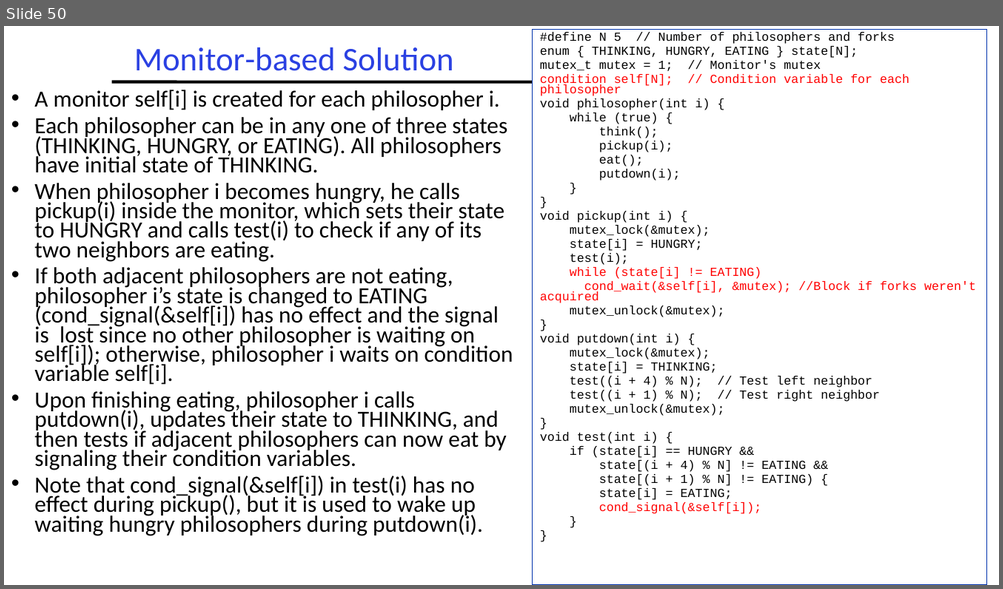
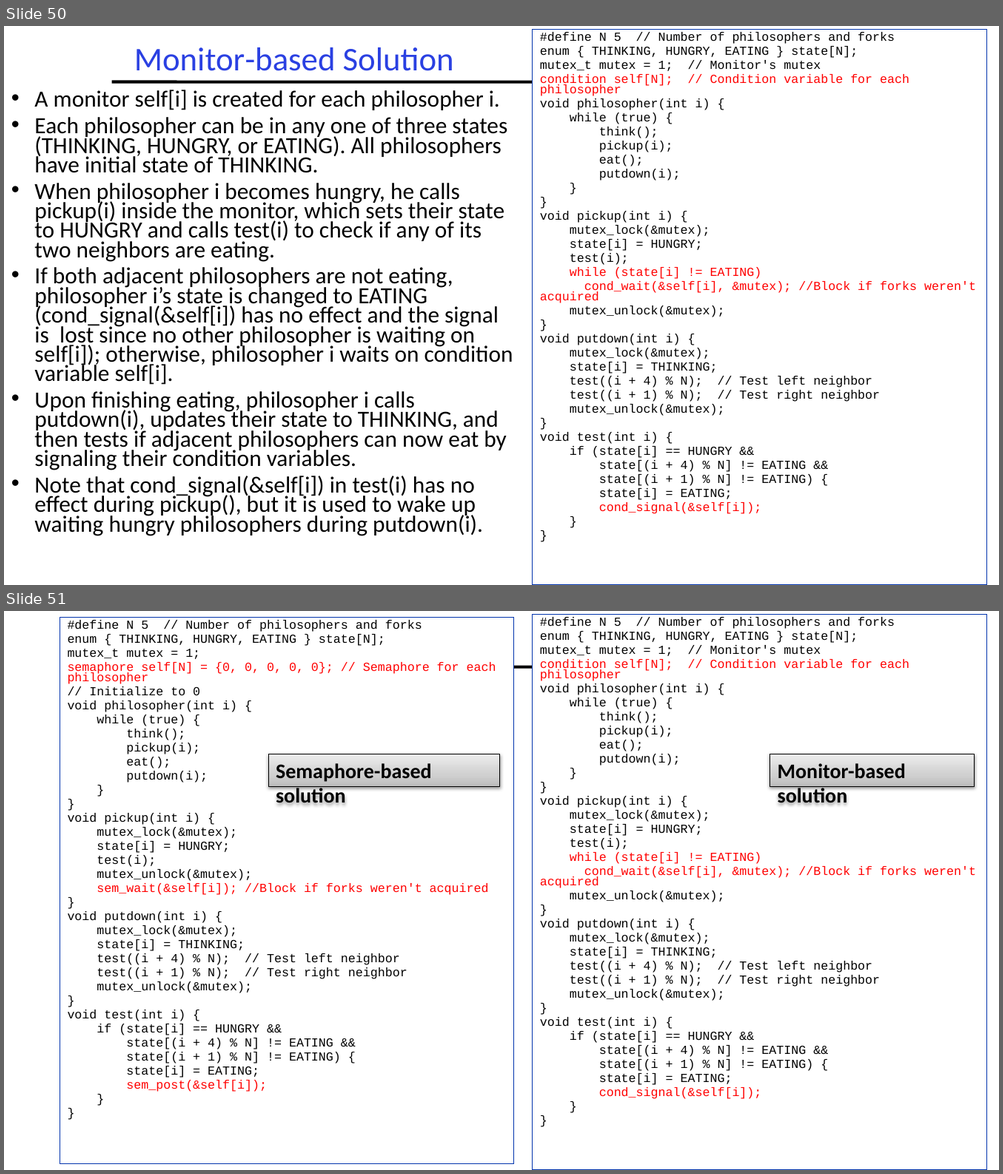
Before and after one commit to guhofstra/CSC112Fa26, a slide deck: PPTs/L3-Synchronization.pptx. Shown one above the other, each under a label of ours: slide 50 before the commit, slides 50 and 51 after it. The pictures are 1003x589 and 1003x1174 pixels, drawn with LibreOffice and Linux fonts; fonts in the diff are those of the drawing. Boxes give left, top, right and bottom in pixels: in the first picture for what was removed or moved away, otherwise in the second. Text is boxed around its words. In the diff, an @@ line names an element or a change of style, - is before the commit and + after.

```diff
--- a/PPTs/L3-Synchronization.pptx
+++ b/PPTs/L3-Synchronization.pptx
@@ slide 51 added at (4,611,999,1170), background #FFFFFF; not listed: 1 template element that a slide beside it also shows @@
@@ rectangle added at (60,617,514,1164), fill #FFFFFF, outline #0234AD 0.75 pt, 11.9 pt, text #000000 @@
+#define N 5 // Number of philosophers and forks
+enum { THINKING, HUNGRY, EATING } state[N];
+mutex_t mutex = 1;
+semaphore self[N] = {0, 0, 0, 0, 0}; // Semaphore for each philosopher
+// Initialize to 0
+void philosopher(int i) {
+while (true) {
+think();
+pickup(i);
+eat();
+putdown(i);
+}
+}
+void pickup(int i) {
+mutex_lock(&mutex);
+state[i] = HUNGRY;
+test(i);
+mutex_unlock(&mutex);
+sem_wait(&self[i]); //Block if forks weren't acquired
+}
+void putdown(int i) {
+mutex_lock(&mutex);
+state[i] = THINKING;
+test((i + 4) % N); // Test left neighbor
+test((i + 1) % N); // Test right neighbor
+mutex_unlock(&mutex);
+}
+void test(int i) {
+if (state[i] == HUNGRY &&
+state[(i + 4) % N] != EATING &&
+state[(i + 1) % N] != EATING) {
+state[i] = EATING;
+sem_post(&self[i]);
+}
+}
@@ rectangle added at (532,614,986,1170), fill #FFFFFF, outline #0234AD 0.75 pt, 11.9 pt, text #000000 @@
+#define N 5 // Number of philosophers and forks
+enum { THINKING, HUNGRY, EATING } state[N];
+mutex_t mutex = 1; // Monitor's mutex
+condition self[N]; // Condition variable for each philosopher
+void philosopher(int i) {
+while (true) {
+think();
+pickup(i);
+eat();
+putdown(i);
+}
+}
+void pickup(int i) {
+mutex_lock(&mutex);
+state[i] = HUNGRY;
+test(i);
+while (state[i] != EATING)
+cond_wait(&self[i], &mutex); //Block if forks weren't acquired
+mutex_unlock(&mutex);
+}
+void putdown(int i) {
+mutex_lock(&mutex);
+state[i] = THINKING;
+test((i + 4) % N); // Test left neighbor
+test((i + 1) % N); // Test right neighbor
+mutex_unlock(&mutex);
+}
+void test(int i) {
+if (state[i] == HUNGRY &&
+state[(i + 4) % N] != EATING &&
+state[(i + 1) % N] != EATING) {
+state[i] = EATING;
+cond_signal(&self[i]);
+}
+}
@@ rectangle added at (268,755,499,787), fill gradient #BDBDBD to #D1D1D1 to #EEEEEE, outline #000000 0.75 pt, 20 pt, text #000000, bold @@
+Semaphore-based solution
@@ rectangle added at (769,755,974,787), fill gradient #BDBDBD to #D1D1D1 to #EEEEEE, outline #000000 0.75 pt, 20 pt, text #000000, bold @@
+Monitor-based solution
```
Also in this commit, not shown: 11 slides changed, 2 other files.
